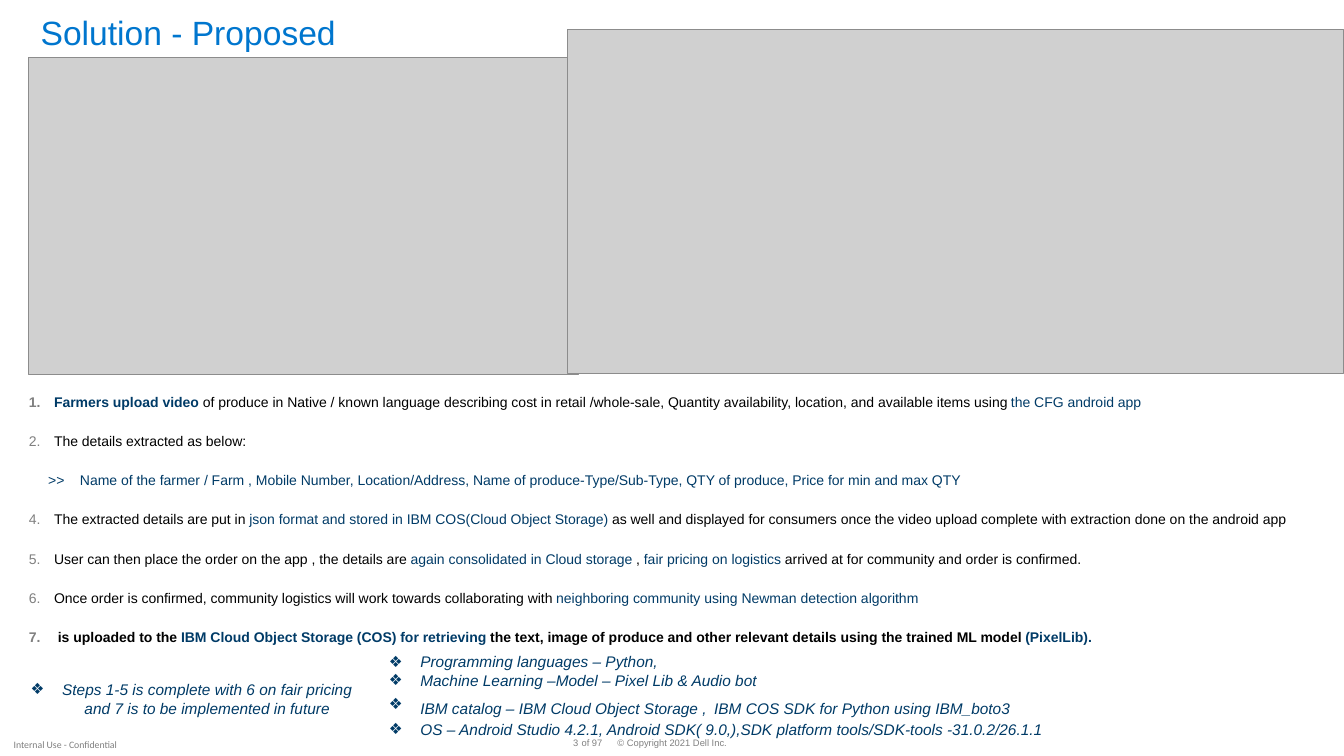
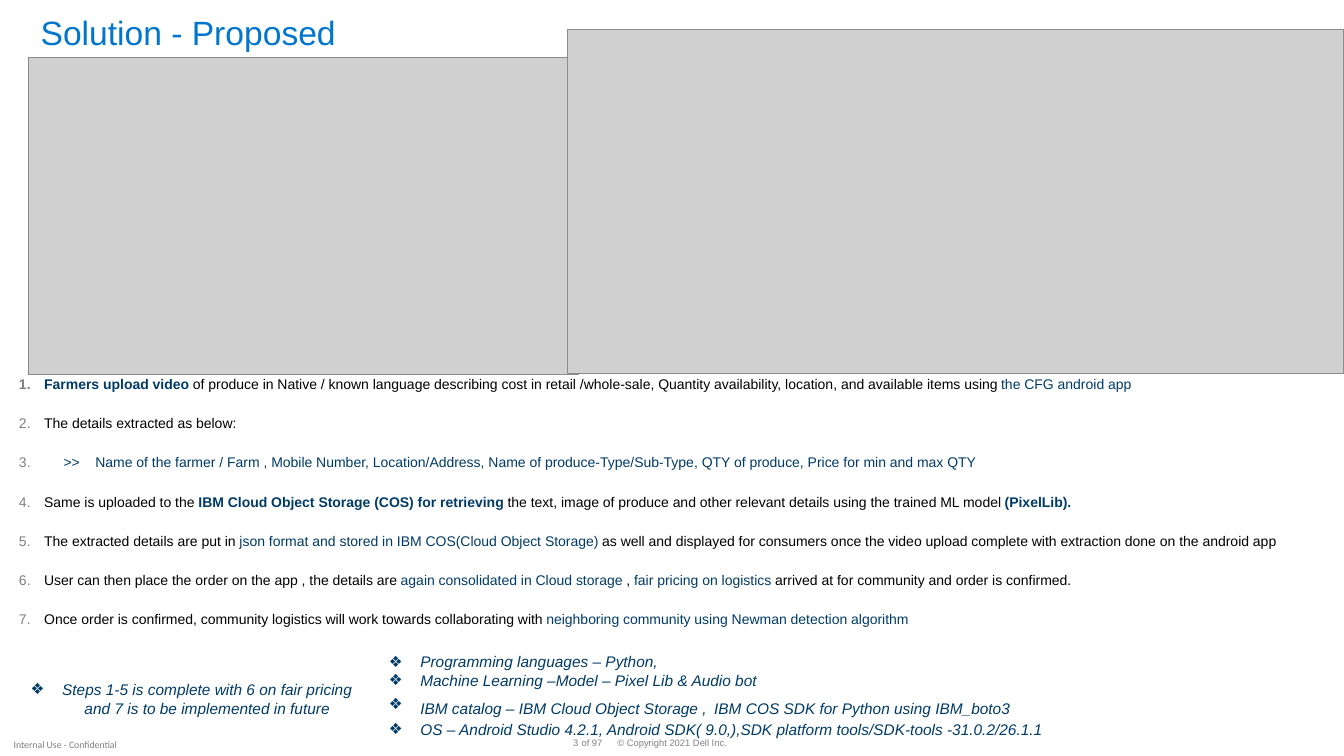
Before and after one commit to shekharsingh/hackathon-WIT, a slide deck: slide 3 of doc/WIT_CFG.pptx. Drawn at 1344x756 pixels with LibreOffice and Linux fonts; fonts in the diff are those of the drawing; grey boxes stand for pictures; background and template pictures are left out. Boxes give left, top, right and bottom in pixels: in the first picture for what was removed or moved away, otherwise in the second. Text is boxed around its words. In the diff, an @@ line names an element or a change of style, - is before the commit and + after.

Commit message:
Update WIT_CFG.pptx
Updating Presentation deck

```diff
--- a/doc/WIT_CFG.pptx
+++ b/doc/WIT_CFG.pptx
@@ text "Farmers upload video of produce ...": place and size @@
-text "Farmers upload video of produce ..." at <box>54,397,1286,645</box>
+text "Farmers upload video of produce ..." at <box>44,379,1276,627</box>
@@ text at <box>44,457,1276,627</box>: bullet none to 1. @@
@@ text at <box>44,497,1072,510</box>: paragraph added @@
+4. Same is uploaded to the IBM Cloud Object Storage (COS) for retrieving the text, image of produce and other relevant details using the trained ML model (PixelLib).
@@ text at <box>58,632,1092,645</box>: paragraph removed @@
-7. is uploaded to the IBM Cloud Object Storage (COS) for retrieving the text, image of produce and other relevant details using the trained ML model (PixelLib).
```
